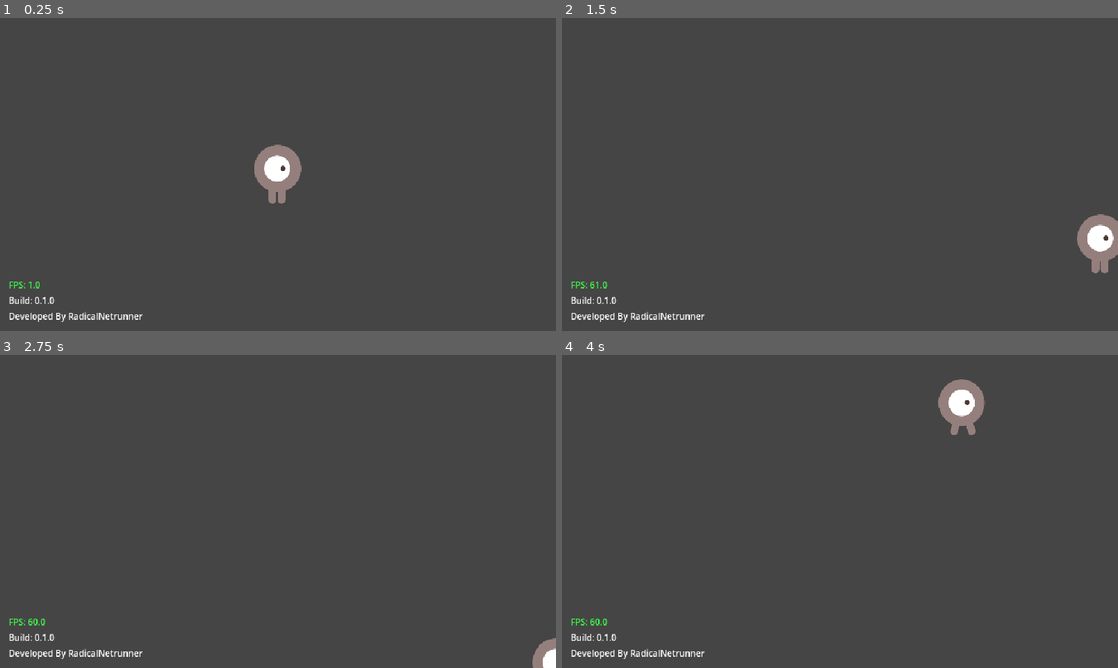
Above: before the commit, frames 1-4 (two rows, left to right).
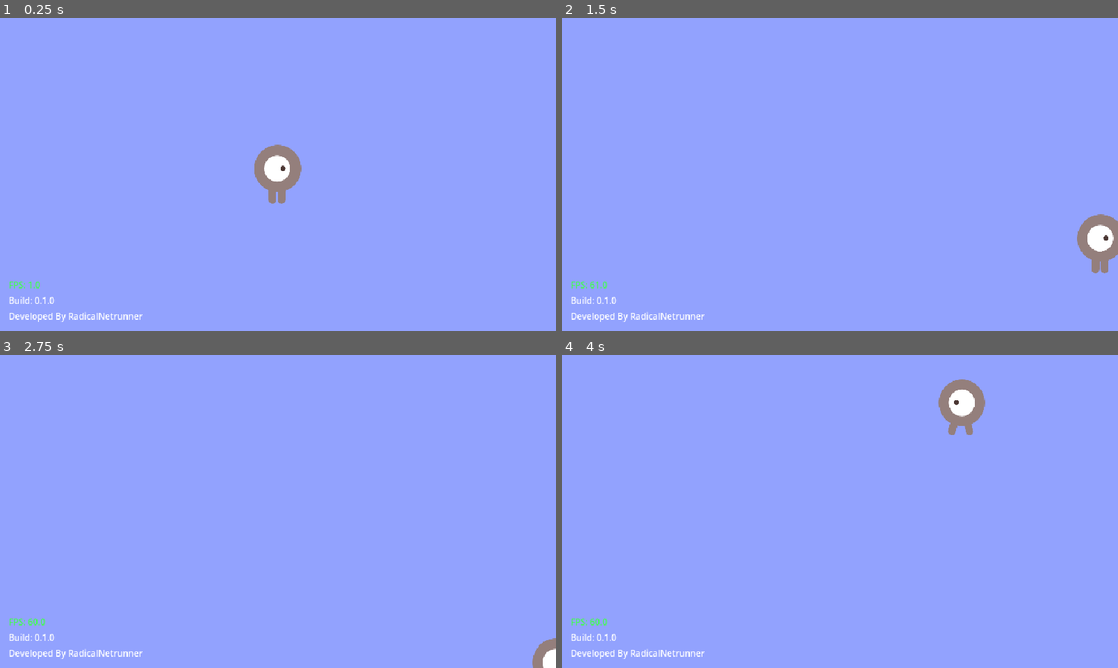
Above: after the commit, the same moments.

Repository: mcneiljv/godot-base-template
Game: Godot game, scene res://src/core/main_game/main.tscn
Same seed, same stepped clock (60 frames per second), same inputs: the game is played once before the commit and once after it.
Inputs:
- Up to frame 1 (0.25 s): no input
- Up to frame 2 (1.5 s): tap Enter at 0.5 s; hold D (move_right) 0.53-1.28 s; hold S (move_down) from 1.28 s (still down)
- Up to frame 3 (2.75 s): tap Space at 2 s; release S (move_down) at 2.03 s; hold D (move_right) from 2.03 s (still down)
- Up to frame 4 (4 s): release D (move_right) at 2.78 s; hold W (move_up) 2.78-3.53 s; hold A (move_left) from 3.53 s (still down)

The runs differ from the first frame. In frame 1, 99% of the frame differs, in the area x 0-100%, y 0-100%; in frame 2, 99%; in frame 3, 100%; in frame 4, 99%.

Commit message:
Rename background element and adjust color; Flip player sprite based on movement direction

Diff:
--- a/src/core/main_game/main.tscn
+++ b/src/core/main_game/main.tscn
@@ -7,16 +7,16 @@
 
 [node name="Player" parent="." unique_id=732587848 instance=ExtResource("2_8jwtq")]
 
-[node name="MainCanvas" type="CanvasLayer" parent="." unique_id=2084581224]
+[node name="Background" type="CanvasLayer" parent="." unique_id=2084581224]
 layer = -1
 
-[node name="ColorRect" type="ColorRect" parent="MainCanvas" unique_id=1584238161]
+[node name="ColorRect" type="ColorRect" parent="Background" unique_id=1584238161]
 anchors_preset = 15
 anchor_right = 1.0
 anchor_bottom = 1.0
 grow_horizontal = 2
 grow_vertical = 2
-color = Color(0.27204677, 0.2720468, 0.2720468, 1)
+color = Color(0.5719552, 0.6333144, 0.9959449, 1)
 
 [node name="DebugLayer" type="CanvasLayer" parent="." unique_id=428591197]
 
--- a/src/gameplay/player/player.gd
+++ b/src/gameplay/player/player.gd
@@ -26,6 +26,7 @@
 	if Input.is_action_pressed("move_up"):
 		velocity.y -= 1
 
+	# if the player is moving
 	if velocity.length() > 0:
 		velocity = velocity.normalized() * player_speed
 		sprite.play()
@@ -34,3 +35,8 @@
 
 	position += velocity * delta
 	position = position.clamp(Vector2.ZERO, screen_size)
+
+	if velocity.x < 0:
+		sprite.flip_h = true
+	else:
+		sprite.flip_h = false
